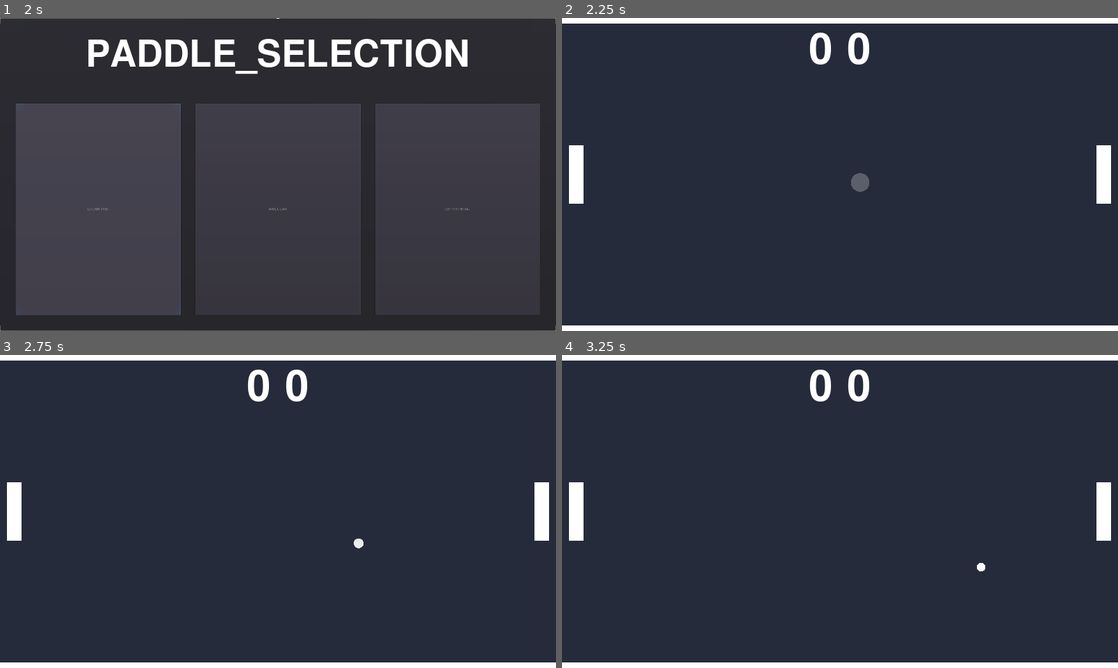
Above: before the commit, frames 1-4 (two rows, left to right).
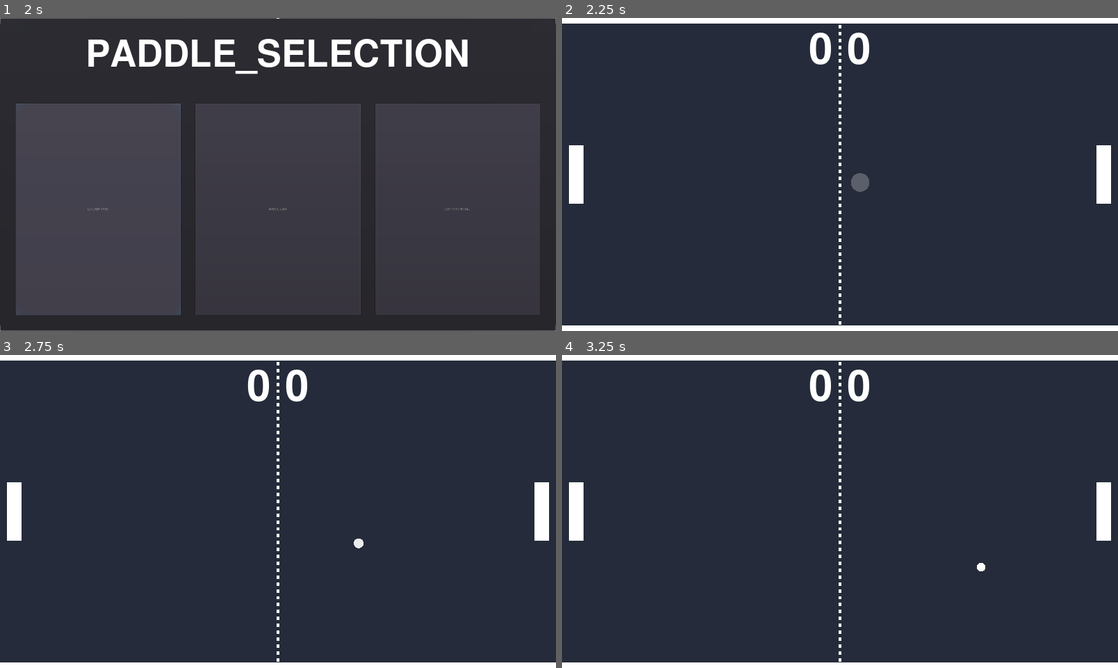
Above: after the commit, the same moments.

Repository: rondao/p01_pong
Game: Godot game, scene res://game/scenes/main_menu.tscn
The game is run twice, just before and just after one commit, with the same random seed, the same clock (stepped at 60 frames per second) and the same inputs.
Inputs (mouse positions are in pixels of both pictures, inside the frame that each line leads up to):
- Up to frame 1 (2 s): click "PLAY_AGAINST_AI" at 0.5 s; click "PLAY_AGAINST_AI" at 1.25 s
- Up to frame 2 (2.25 s): click "PLAY_AGAINST_AI" at 2 s
- Up to frame 3 (2.75 s): no input
- Up to frame 4 (3.25 s): move the mouse to (962, 495) at 2.77 s; click (962, 495) at 2.92 s

Frame 1 is identical in both runs. In frame 2, 0.2% of the frame differs, in the area x 49-51%, y 2-98%; in frame 3, 0.2%; in frame 4, 0.2%.

Commit message:
Remove ball collisions between themselves
Signed-off-by: Rafael Rondao <rafael.rondao@gmail.com>

Diff:
--- a/game/scenes/ball.tscn
+++ b/game/scenes/ball.tscn
@@ -52,6 +52,8 @@
 ]]
 modulate = Color( 1, 1, 1, 0 )
 scale = Vector2( 2.5, 2.5 )
+collision_layer = 2
+collision_mask = 2147483661
 script = ExtResource( 1 )
 CollisionSfx = ExtResource( 3 )
 radius = 15.0
--- a/game/scenes/paddle.tscn
+++ b/game/scenes/paddle.tscn
@@ -8,6 +8,7 @@
 [node name="Paddle" type="KinematicBody2D" groups=[
 "paddles",
 ]]
+collision_mask = 6
 script = ExtResource( 1 )
 speed = 600
 
--- a/game/scenes/pong_demo.tscn
+++ b/game/scenes/pong_demo.tscn
@@ -26,6 +26,8 @@
 
 [node name="LeftGoal" type="StaticBody2D" parent="."]
 position = Vector2( -40, 540 )
+collision_layer = 8
+collision_mask = 0
 __meta__ = {
 "_edit_group_": true
 }
@@ -35,6 +37,8 @@
 
 [node name="RightGoal" type="StaticBody2D" parent="."]
 position = Vector2( 1960, 540 )
+collision_layer = 8
+collision_mask = 0
 __meta__ = {
 "_edit_group_": true
 }
--- a/game/scenes/pong_game.tscn
+++ b/game/scenes/pong_game.tscn
@@ -1,8 +1,9 @@
-[gd_scene load_steps=9 format=2]
+[gd_scene load_steps=10 format=2]
 
 [ext_resource path="res://game/scenes/paddle.tscn" type="PackedScene" id=1]
 [ext_resource path="res://game/scenes/walls.tscn" type="PackedScene" id=2]
 [ext_resource path="res://game/scenes/ball.tscn" type="PackedScene" id=3]
+[ext_resource path="res://game/scripts/net_line.gd" type="Script" id=4]
 [ext_resource path="res://game/scripts/pong_game.gd" type="Script" id=5]
 [ext_resource path="res://game/audio/goal.wav" type="AudioStream" id=6]
 [ext_resource path="res://game/scenes/goal_sfx.tscn" type="PackedScene" id=7]
@@ -15,6 +16,9 @@
 anchor_right = 1.0
 anchor_bottom = 1.0
 script = ExtResource( 5 )
+__meta__ = {
+"_edit_use_anchors_": false
+}
 GoalSfx = ExtResource( 7 )
 
 [node name="Ball" parent="." instance=ExtResource( 3 )]
@@ -29,6 +33,8 @@
 
 [node name="LeftGoal" type="StaticBody2D" parent="."]
 position = Vector2( -40, 540 )
+collision_layer = 8
+collision_mask = 0
 __meta__ = {
 "_edit_group_": true
 }
@@ -38,6 +44,8 @@
 
 [node name="RightGoal" type="StaticBody2D" parent="."]
 position = Vector2( 1960, 540 )
+collision_layer = 8
+collision_mask = 0
 __meta__ = {
 "_edit_group_": true
 }
@@ -46,6 +54,12 @@
 shape = SubResource( 1 )
 
 [node name="Walls" parent="." instance=ExtResource( 2 )]
+
+[node name="NetLine" type="Node2D" parent="."]
+position = Vector2( 960, 0 )
+script = ExtResource( 4 )
+endPoint = Vector2( 0, 1080 )
+dashStep = 0.011
 
 [node name="Score" type="CenterContainer" parent="."]
 margin_top = 25.0
--- a/game/scenes/walls.tscn
+++ b/game/scenes/walls.tscn
@@ -8,6 +8,8 @@
 [node name="UpperWall" type="StaticBody2D" parent="." groups=[
 "walls",
 ]]
+collision_layer = 4
+collision_mask = 0
 
 [node name="Polygon2D" type="Polygon2D" parent="UpperWall"]
 polygon = PoolVector2Array( -40, 0, 1960, 0, 1960, 20, -40, 20 )
@@ -20,6 +22,8 @@
 "walls",
 ]]
 position = Vector2( 0, 1060 )
+collision_layer = 4
+collision_mask = 0
 
 [node name="Polygon2D" type="Polygon2D" parent="LowerWall"]
 polygon = PoolVector2Array( -40, 0, 1960, 0, 1960, 20, -40, 20 )
--- a/project.godot
+++ b/project.godot
@@ -254,6 +254,13 @@
  ]
 }
 
+[layer_names]
+
+2d_physics/layer_1="Paddle"
+2d_physics/layer_2="Ball"
+2d_physics/layer_3="Wall"
+2d_physics/layer_4="Goal"
+
 [locale]
 
 locale_filter=[ 0, [  ] ]
